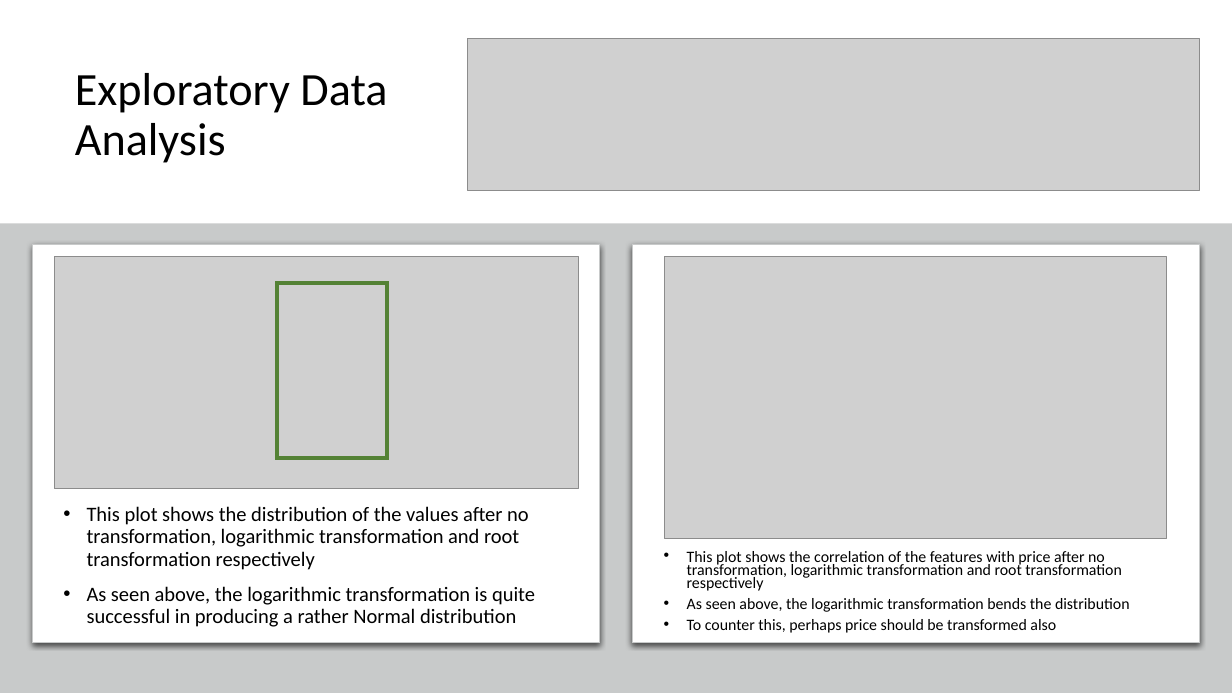
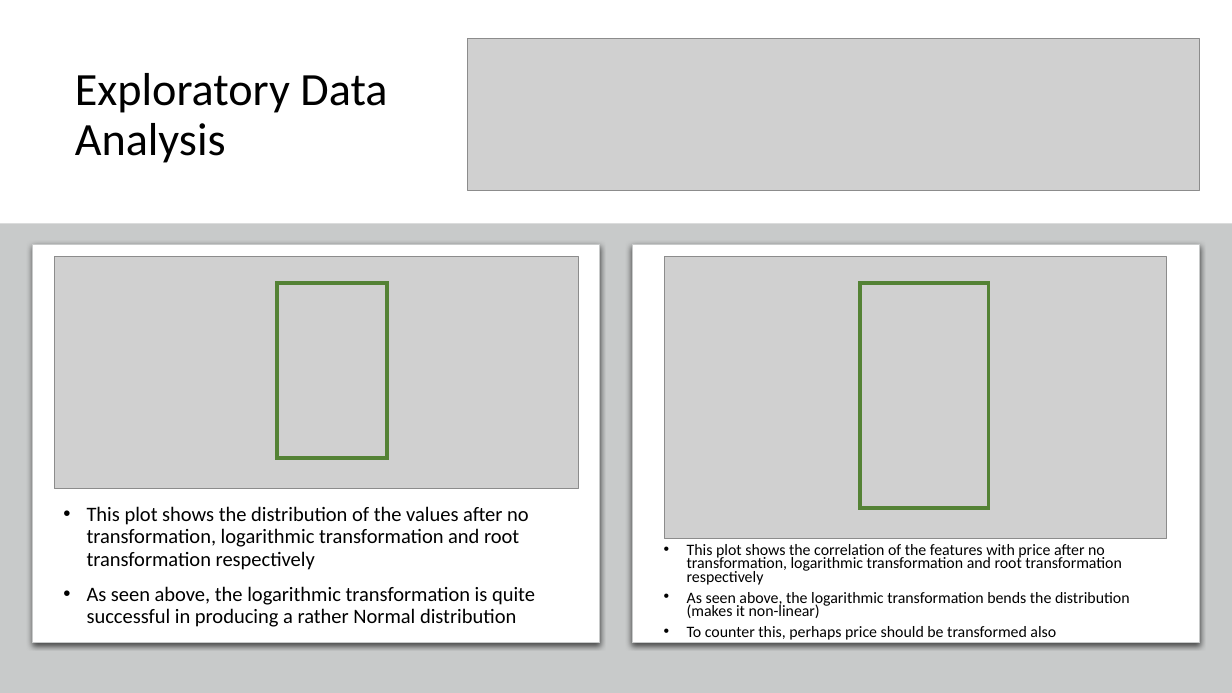
Before and after one commit to ethanolx/Mushrooms-Housing-py, a slide deck: slide 3 of doc/regression-highlights.pptx. Drawn at 1232x693 pixels with LibreOffice and Linux fonts; fonts in the diff are those of the drawing; grey boxes stand for pictures. Boxes give left, top, right and bottom in pixels: in the first picture for what was removed or moved away, otherwise in the second. Text is boxed around its words. In the diff, an @@ line names an element or a change of style, - is before the commit and + after.

```diff
--- a/doc/regression-highlights.pptx
+++ b/doc/regression-highlights.pptx
@@ rectangle added at (860, 283, 989, 508), outline #548235 3 pt @@
@@ text at (687, 592, 1130, 618): text changed @@
-• As seen above, the logarithmic transformation bends the distribution
+• As seen above, the logarithmic transformation bends the distribution (makes it non-linear)
```
Also in this commit, not shown: 8 other slides changed, 4 other files.
